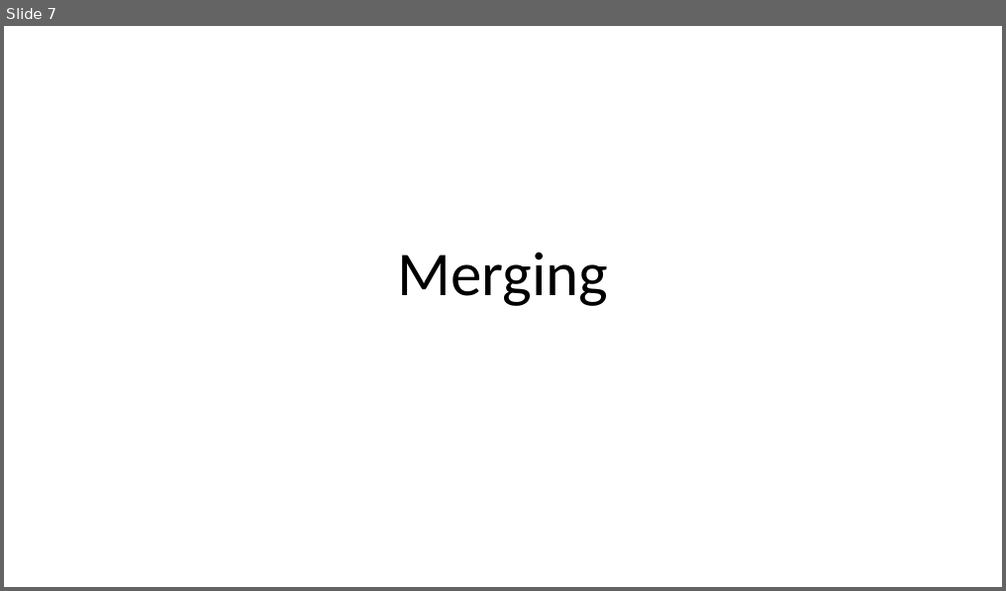
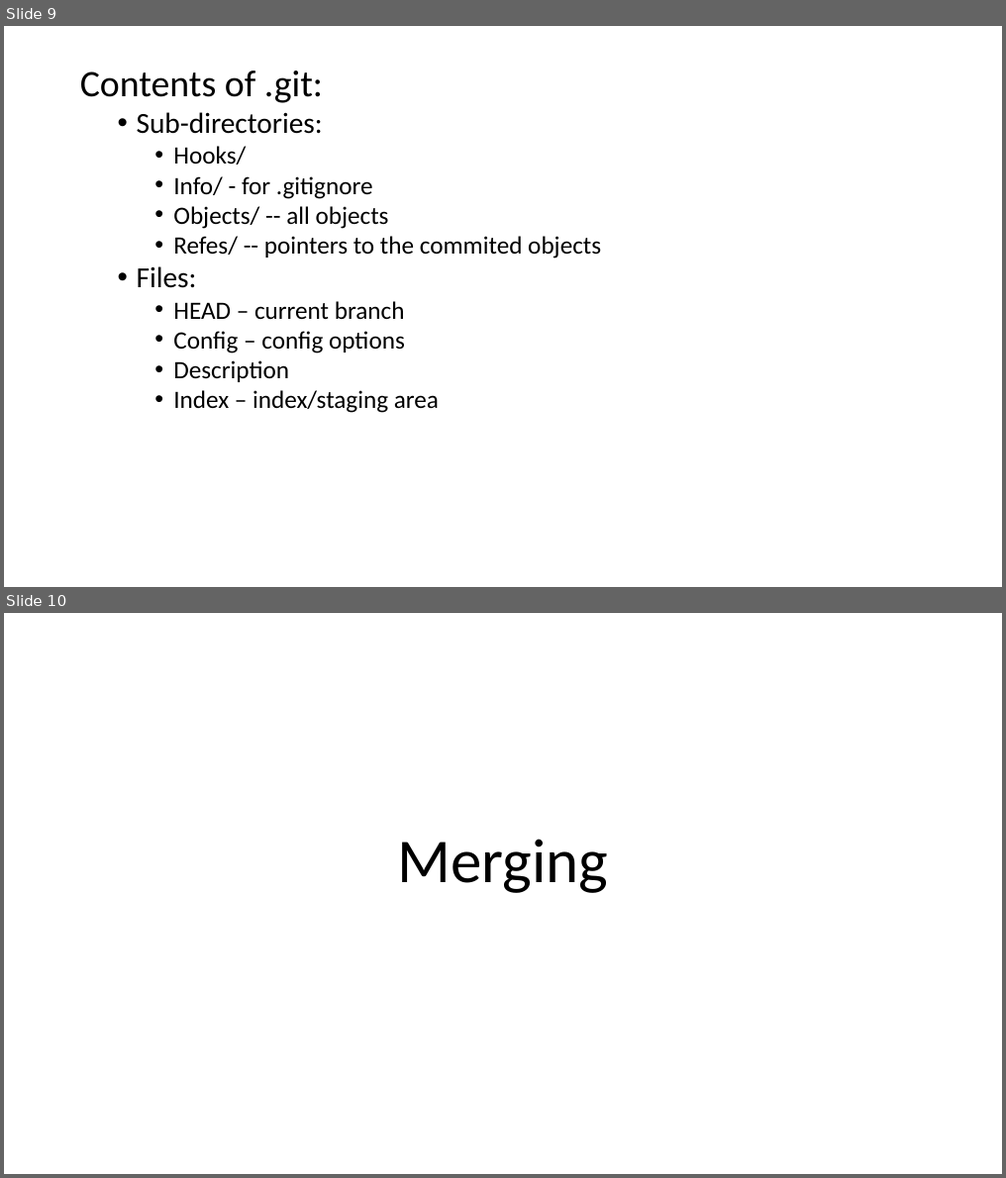
Before and after one commit to Satya-Gopu/gitPresent, a slide deck: Presentation-git.pptx. Shown one above the other, each under a label of ours: slide 7 before the commit, slides 9 and 10 after it. The pictures are 1006x591 and 1006x1178 pixels, drawn with LibreOffice and Linux fonts; fonts in the diff are those of the drawing. Boxes give left, top, right and bottom in pixels: in the first picture for what was removed or moved away, otherwise in the second. Text is boxed around its words. In the diff, an @@ line names an element or a change of style, - is before the commit and + after.

```diff
--- a/Presentation-git.pptx
+++ b/Presentation-git.pptx
@@ slide 9 added at [4, 26, 1002, 587], background #FFFFFF @@
@@ text added at [80, 71, 601, 413], 24 pt, text #000000 @@
+Contents of .git:
+  • Sub-directories:
+    • Hooks/
+    • Info/ - for .gitignore
+    • Objects/ -- all objects
+    • Refes/ -- pointers to the commited objects
+  • Files:
+    • HEAD – current branch
+    • Config – config options
+    • Description
+    • Index – index/staging area
@@ what was slide 7 is now slide 10 @@
```
Also in this commit, not shown: 3 other slides added.
